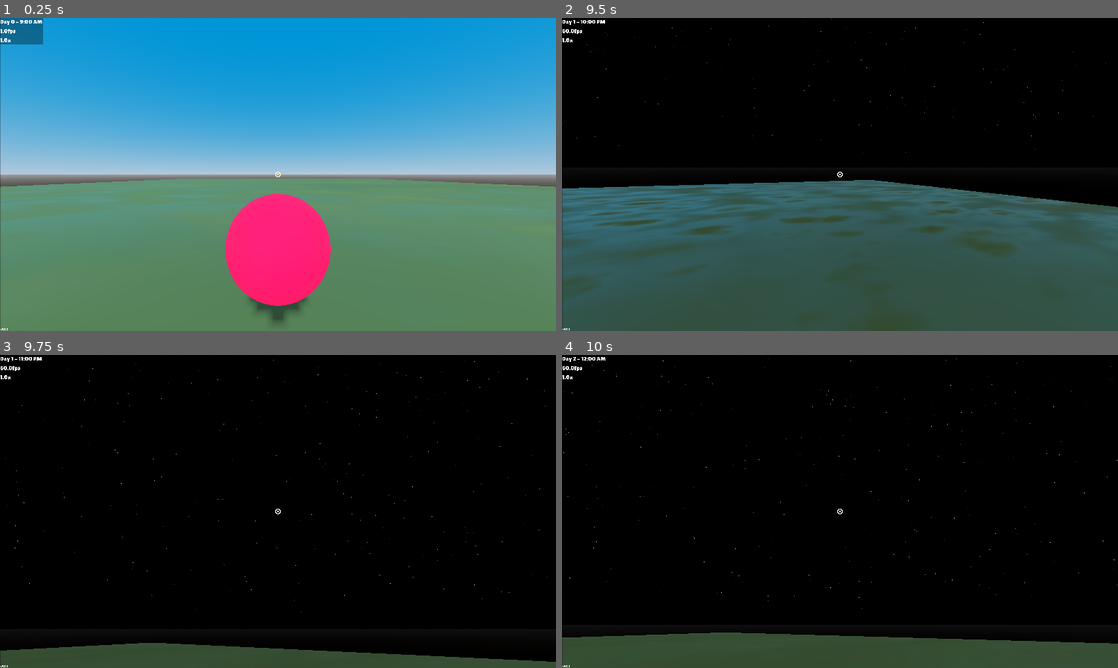
Above: before the commit, frames 1-4 (two rows, left to right).
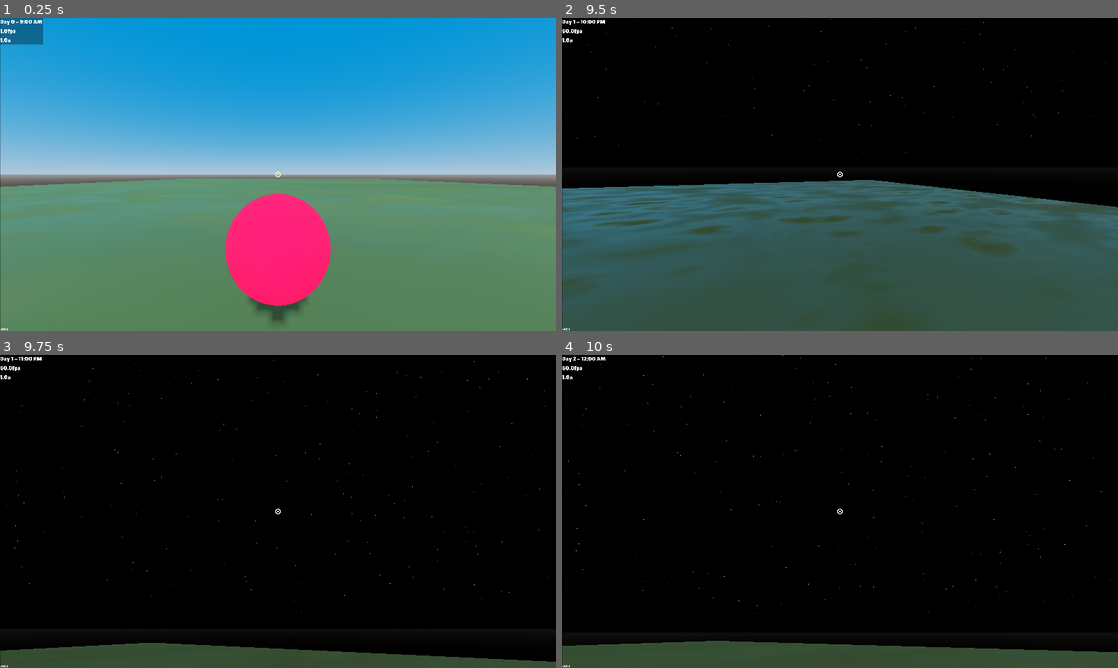
Above: after the commit, the same moments.

Repository: coatline/godot-first-person-template
Game: Godot game, scene res://game.tscn
The game is run twice, just before and just after one commit, with the same random seed, the same clock (stepped at 60 frames per second) and the same inputs.
Inputs (mouse positions are in pixels of both pictures, inside the frame that each line leads up to):
- Up to frame 1 (0.25 s): no input
- Up to frame 2 (9.5 s): tap Enter at 0.5 s; move the mouse to (867, 174) at 0.52 s; hold W (move_forward) 0.53-4.28 s; tap E (interact) at 0.6, 1.55, 2.3, 2.85, 3.8, 4.55, 5.3, 5.85, 6.8, 7.55, 8.1, 9.05 s; click (867, 174) at 0.67 s; tap Space (jump) at 0.77, 1.52, 3.02, 3.77, 4.52, 6.02, 6.77, 7.52, 9.02 s; move the mouse to (812, 174) at 1.27 s; tap Ctrl (crouch) at 1.35 s; move the mouse to (851, 168) at 2.02 s; tap F (drop_item) at 2.1, 7.35 s; move the mouse to (834, 180) at 2.77 s; click (834, 180) at 2.92 s; move the mouse to (878, 177) at 3.52 s; tap ` (release_mouse) at 3.6, 8.85 s; move the mouse to (840, 174) at 4.27 s; hold A (move_left) 4.28-5.03 s; tap Shift (sprint) at 4.35 s; click (840, 174) at 4.42 s; move the mouse to (867, 174) at 5.02 s; hold S (move_backward) 5.03-5.78 s; click (867, 174) at 5.1 s; move the mouse to (756, 96) at 5.77 s; hold D (move_right) 5.78-6.53 s; move the mouse to (962, 158) at 6.52 s; hold W (move_forward) 6.53-7.28 s; hold Ctrl (crouch) 6.53-7.28 s; move the mouse to (728, 190) at 7.27 s; hold D (move_right) 7.28-8.03 s; click (728, 190) at 7.42 s; move the mouse to (895, 105) at 8.02 s; hold S (move_backward) 8.03-8.78 s; move the mouse to (812, 237) at 8.77 s; hold A (move_left) from 8.78 s (still down)
- Up to frame 3 (9.75 s): move the mouse to (316, 514) at 9.52 s; release A (move_left) at 9.53 s; hold W (move_forward) from 9.53 s (still down); hold Shift (sprint) from 9.53 s (still down); click (316, 514) at 9.67 s
- Up to frame 4 (10 s): keep holding W (move_forward); keep holding Shift (sprint); tap Space (jump) at 9.77 s; tap E (interact) at 9.8 s

Frames 1-3 are identical in both runs. In frame 4, 2.9% of the frame differs, in the area x 0-100%, y 0-95%.
Error after the commit: Invalid assignment of property or key 'rotation_degrees' with value of type 'Vector3' on a base object of type 'null instance'. (res://player_head.gd:69)

Commit message:
small improvements idk

Diff:
--- a/crosshair.gd
+++ b/crosshair.gd
@@ -5,7 +5,6 @@
 @export var hovered_scale: float = 1.4
 @export var hovered_color: Color = Color(1.0, 0.85, 0.4, 1.0)
 @export var ease_speed: float = 12.0
-@export var stamina_bar: TextureProgressBar
 
 var target_progress: float = 0.0
 var hover_progress: float = 0.0
--- /dev/null
+++ b/crosshair.tscn
@@ -0,0 +1,62 @@
+[gd_scene format=3 uid="uid://bevalh016flt6"]
+
+[ext_resource type="Texture2D" uid="uid://ciksmmx2m7wjm" path="res://_assets/OLDsprites/circle.png" id="1_p7w1k"]
+[ext_resource type="Script" uid="uid://bfswqbnn1ymxs" path="res://crosshair.gd" id="2_m0d2w"]
+[ext_resource type="Texture2D" uid="uid://dhxqwdx8m0ht8" path="res://_assets/sprites/_ui/stamina-bar.png" id="3_yn88c"]
+[ext_resource type="Script" uid="uid://ca5n1s4tm1n5n" path="res://stamina_bar.gd" id="4_itj1y"]
+
+[node name="Crosshair" type="TextureRect" unique_id=933973227 node_paths=PackedStringArray("interactor")]
+anchors_preset = 8
+anchor_left = 0.5
+anchor_top = 0.5
+anchor_right = 0.5
+anchor_bottom = 0.5
+offset_left = -2.0
+offset_top = -2.0
+offset_right = 2.0
+offset_bottom = 2.0
+grow_horizontal = 2
+grow_vertical = 2
+pivot_offset_ratio = Vector2(0.5, 0.5)
+size_flags_horizontal = 4
+size_flags_vertical = 4
+texture = ExtResource("1_p7w1k")
+expand_mode = 1
+script = ExtResource("2_m0d2w")
+interactor = NodePath("")
+hovered_scale = 1.1
+
+[node name="StaminaBar" type="TextureProgressBar" parent="." unique_id=236060487 node_paths=PackedStringArray("stamina_component", "remnant_bar")]
+layout_mode = 1
+anchors_preset = 8
+anchor_left = 0.5
+anchor_top = 0.5
+anchor_right = 0.5
+anchor_bottom = 0.5
+offset_left = -6.0
+offset_top = -6.0
+offset_right = 6.0
+offset_bottom = 6.0
+grow_horizontal = 2
+grow_vertical = 2
+value = 100.0
+fill_mode = 4
+nine_patch_stretch = true
+texture_progress = ExtResource("3_yn88c")
+script = ExtResource("4_itj1y")
+stamina_component = NodePath("")
+remnant_bar = NodePath("StaminaRemnant")
+
+[node name="StaminaRemnant" type="TextureProgressBar" parent="StaminaBar" unique_id=1116681121]
+modulate = Color(1, 0.8509804, 0.3019608, 0.7176471)
+show_behind_parent = true
+layout_mode = 1
+anchors_preset = 15
+anchor_right = 1.0
+anchor_bottom = 1.0
+grow_horizontal = 2
+grow_vertical = 2
+value = 100.0
+fill_mode = 4
+nine_patch_stretch = true
+texture_progress = ExtResource("3_yn88c")
--- a/player.tscn
+++ b/player.tscn
@@ -22,7 +22,7 @@
 [ext_resource type="Resource" uid="uid://bli1a5mldlyqq" path="res://_resources/objects/Player.tres" id="15_606se"]
 [ext_resource type="Script" uid="uid://ca5n1s4tm1n5n" path="res://stamina_bar.gd" id="15_op7ga"]
 [ext_resource type="PackedScene" uid="uid://c8r6m4xat2s7x" path="res://registered_object.tscn" id="16_ro1"]
-[ext_resource type="AudioStream" uid="uid://c65vy8xvyjaki" path="res://_assets/audio/unused/hand-friction.wav" id="26_7hik5"]
+[ext_resource type="AudioStream" uid="uid://c65vy8xvyjaki" path="res://_assets/audio/hand-friction.wav" id="26_7hik5"]
 
 [sub_resource type="CapsuleShape3D" id="CapsuleShape3D_mwb40"]
 radius = 0.2
@@ -80,8 +80,6 @@
 player_body = NodePath("..")
 player_actor = NodePath("../..")
 
-[node name="Sounds" type="AudioStreamPlayer3D" parent="Player" unique_id=1015373620]
-
 [node name="CollisionShape3D" type="CollisionShape3D" parent="Player" unique_id=1336900411]
 transform = Transform3D(1, 0, 0, 0, 1, 0, 0, 0, 1, 0, 0.55, 0)
 shape = SubResource("CapsuleShape3D_mwb40")
@@ -97,7 +95,7 @@
 [node name="Head" type="Node3D" parent="Player" unique_id=1474192869 node_paths=PackedStringArray("navigation_obstacle", "camera", "actor_body")]
 transform = Transform3D(1, 0, 0, 0, 1, 0, 0, 0, 1, 0, 1.1, 0)
 script = ExtResource("2_g1dw6")
-navigation_obstacle = NodePath("../NavigationObstacle3D")
+navigation_obstacle = NodePath("")
 camera = NodePath("Camera3D")
 actor_body = NodePath("..")
 
@@ -152,7 +150,7 @@
 vertical_alignment = 2
 script = ExtResource("4_yw30f")
 
-[node name="CrosshairTexture" type="TextureRect" parent="Player/CanvasLayer" unique_id=711398983 node_paths=PackedStringArray("interactor")]
+[node name="Crosshair" type="TextureRect" parent="Player/CanvasLayer" unique_id=711398983 node_paths=PackedStringArray("interactor")]
 anchors_preset = 8
 anchor_left = 0.5
 anchor_top = 0.5
@@ -173,7 +171,7 @@
 interactor = NodePath("../../Head/Camera3D/InteractRaycast")
 hovered_scale = 1.1
 
-[node name="StaminaBar" type="TextureProgressBar" parent="Player/CanvasLayer/CrosshairTexture" unique_id=463957066 node_paths=PackedStringArray("stamina_component", "remnant_bar")]
+[node name="StaminaBar" type="TextureProgressBar" parent="Player/CanvasLayer/Crosshair" unique_id=463957066 node_paths=PackedStringArray("stamina_component", "remnant_bar")]
 layout_mode = 1
 anchors_preset = 8
 anchor_left = 0.5
@@ -194,7 +192,7 @@
 stamina_component = NodePath("../../../StaminaComponent")
 remnant_bar = NodePath("StaminaRemnant")
 
-[node name="StaminaRemnant" type="TextureProgressBar" parent="Player/CanvasLayer/CrosshairTexture/StaminaBar" unique_id=2134567891]
+[node name="StaminaRemnant" type="TextureProgressBar" parent="Player/CanvasLayer/Crosshair/StaminaBar" unique_id=2134567891]
 modulate = Color(1, 0.8509804, 0.3019608, 0.7176471)
 show_behind_parent = true
 layout_mode = 1
@@ -208,10 +206,6 @@
 nine_patch_stretch = true
 texture_progress = ExtResource("12_bwjto")
 
-[node name="NavigationObstacle3D" type="NavigationObstacle3D" parent="Player" unique_id=2103564714]
-transform = Transform3D(1, 0, 0, 0, 1, 0, 0, 0, 1, -0.04177034, -0.0178411, 0.028431952)
-vertices = PackedVector3Array(0.25831935, 0, 0.12508042, 0.06548858, 0, 0.2528067, -0.15293801, 0, 0.14473657, -0.26527083, 0, -0.17181307, 0.00914862, 0, -0.4700927, 0.32240483, 0, -0.1861931)
-
 [node name="RegisteredObject" parent="Player" unique_id=876014778 node_paths=PackedStringArray("root") instance=ExtResource("16_ro1")]
 type = ExtResource("15_606se")
 root = NodePath("../..")
--- a/standard_button.tscn
+++ b/standard_button.tscn
@@ -2,10 +2,10 @@
 
 [ext_resource type="Theme" uid="uid://b4qqmy6vlvjfu" path="res://_resources/themes/ui_theme.tres" id="1_f5t7x"]
 [ext_resource type="Script" uid="uid://cuq7fa5q1oeba" path="res://standard_button.gd" id="1_plhth"]
-[ext_resource type="AudioStream" uid="uid://x5ir37dgy7h5" path="res://_assets/audio/temp/button-unhovered.wav" id="2_bt70n"]
+[ext_resource type="AudioStream" uid="uid://x5ir37dgy7h5" path="res://_assets/audio/ui/button-unhovered.wav" id="2_bt70n"]
 [ext_resource type="Script" uid="uid://cunvt610nr3rx" path="res://_resources/sound.gd" id="3_t2lg1"]
-[ext_resource type="AudioStream" uid="uid://fwjspdwk8cjj" path="res://_assets/audio/temp/button-hovered.wav" id="4_t2lg1"]
-[ext_resource type="AudioStream" uid="uid://cns81angjfm2t" path="res://_assets/audio/temp/button-pressed.wav" id="5_y2ueb"]
+[ext_resource type="AudioStream" uid="uid://fwjspdwk8cjj" path="res://_assets/audio/ui/button-hovered.wav" id="4_t2lg1"]
+[ext_resource type="AudioStream" uid="uid://cns81angjfm2t" path="res://_assets/audio/ui/button-pressed.wav" id="5_y2ueb"]
 
 [sub_resource type="Resource" id="Resource_plhth"]
 script = ExtResource("3_t2lg1")
Not shown, changed: _assets/audio/hand-friction.wav.import
Not shown, added: _assets/audio/hand-friction.wav
